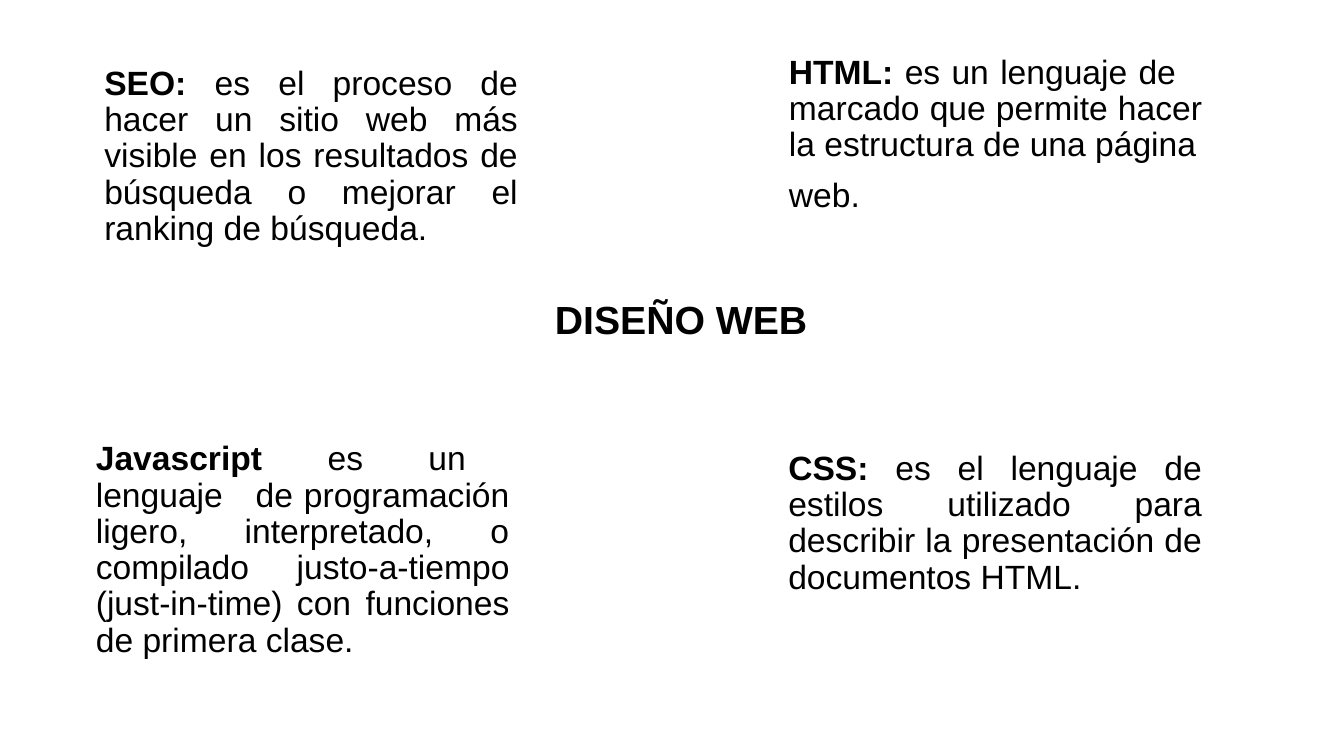
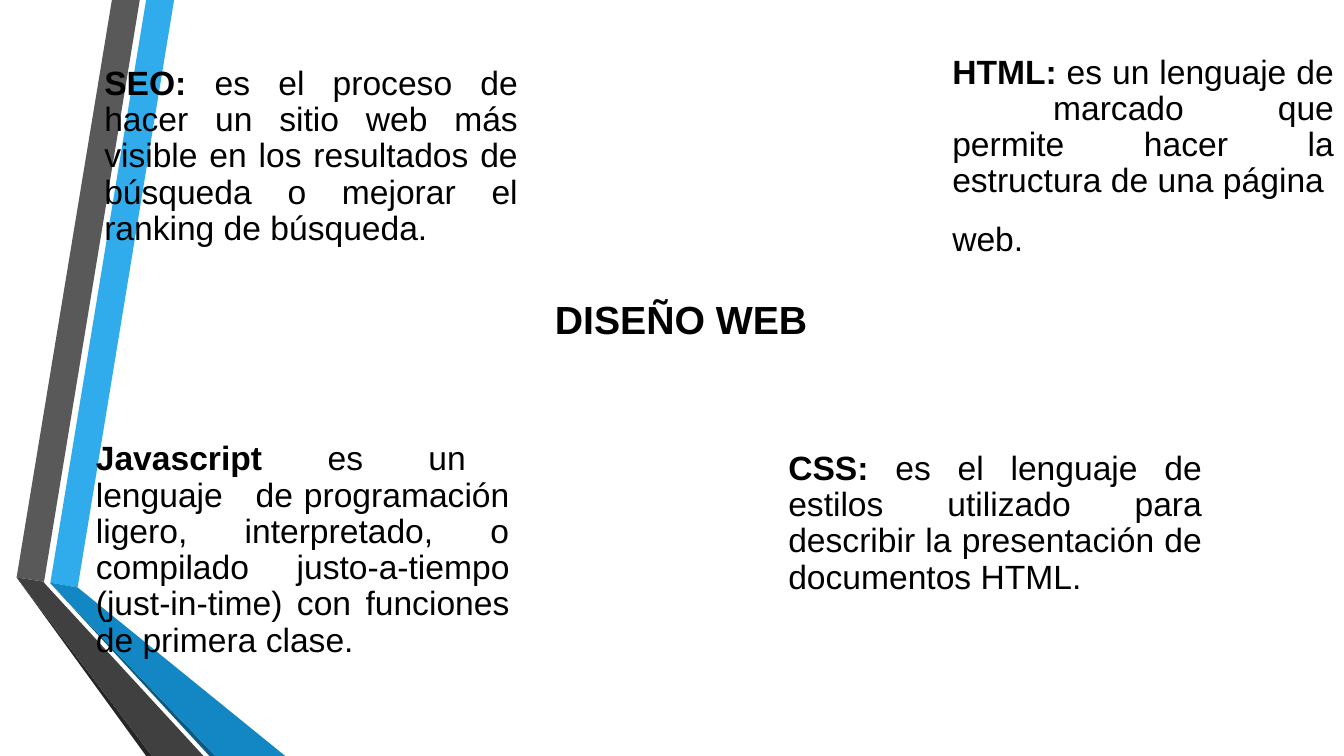
Before and after one commit to Aj4Mc/Pasantia, a slide deck: slide 4 of Presentacion servicio comunitario.pptm. Drawn at 1344x756 pixels with LibreOffice and Linux fonts; fonts in the diff are those of the drawing; background and template pictures are left out. Boxes give left, top, right and bottom in pixels: in the first picture for what was removed or moved away, otherwise in the second. Text is boxed around its words. In the diff, an @@ line names an element or a change of style, - is before the commit and + after.

```diff
--- a/Presentacion servicio comunitario.pptm
+++ b/Presentacion servicio comunitario.pptm
@@ text "HTML: es un lenguaje de ...": place and size @@
-text "HTML: es un lenguaje de ..." at <box>789,59,1202,208</box>
+text "HTML: es un lenguaje de ..." at <box>952,59,1334,252</box>
@@ text "HTML: es un lenguaje de ..." at <box>952,59,1334,252</box>: indent changed; more space between paragraphs @@
@@ group added at <box>16,0,285,756</box>: 6 freeform shapes @@
```
Also in this commit, not shown: 13 other slides changed.
